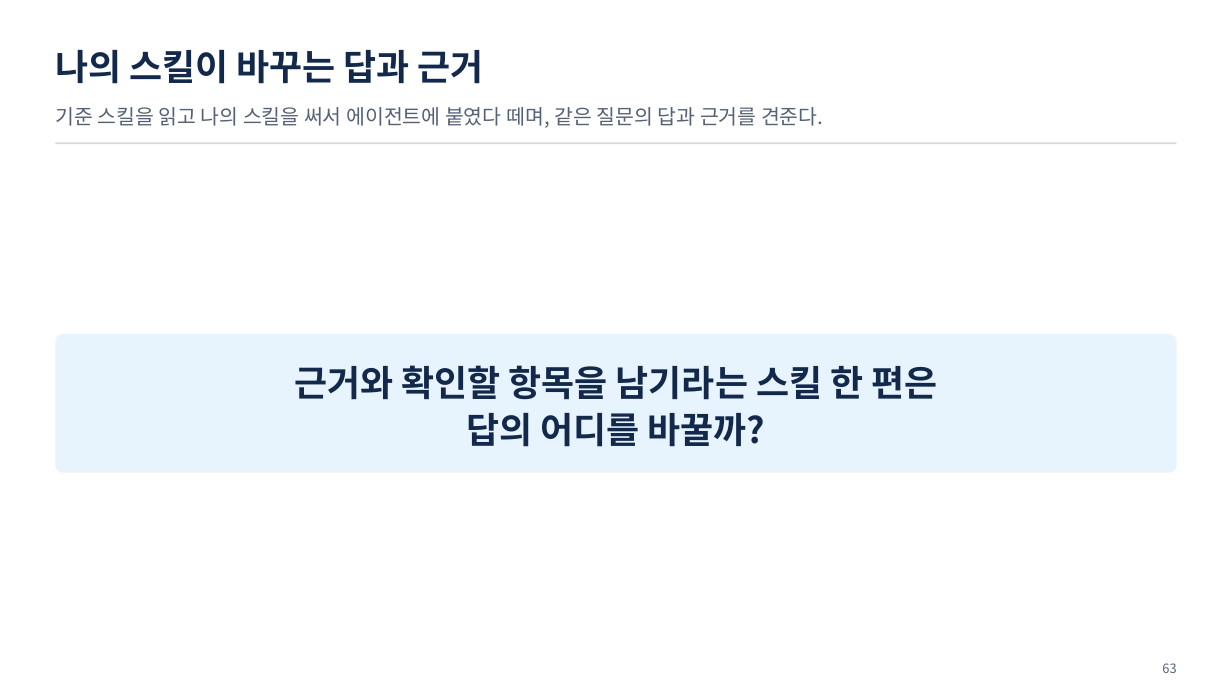
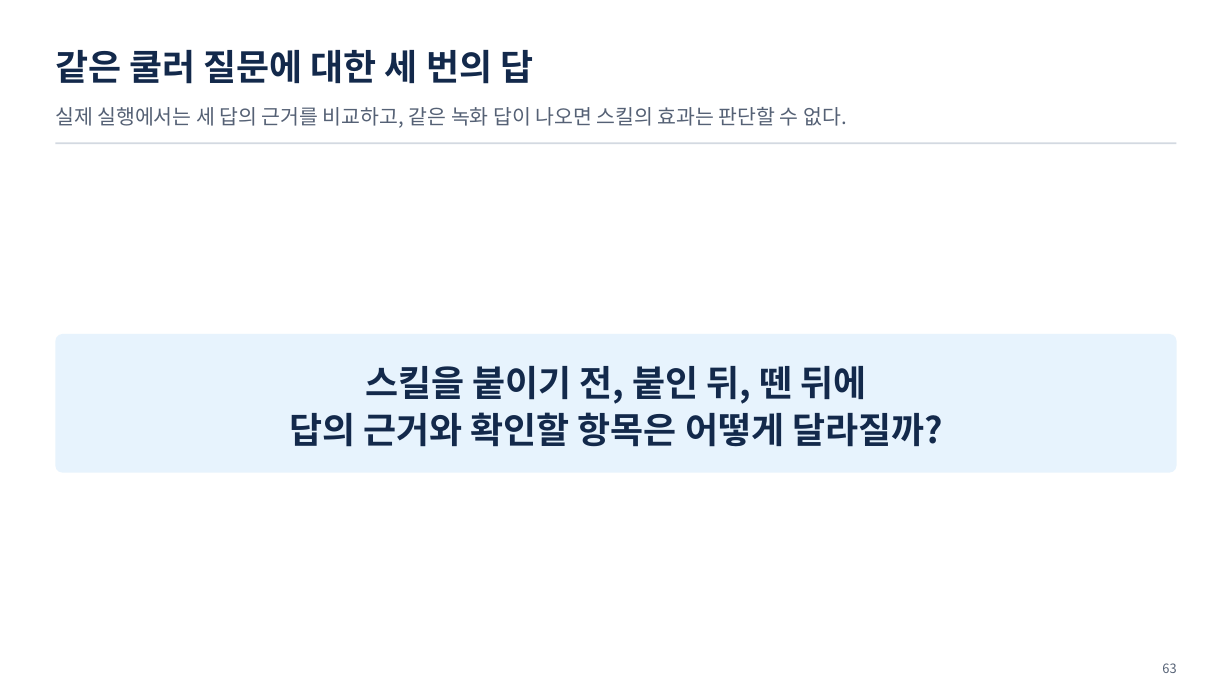
Before and after one commit to uengine-oss/hyd-iot-edu, a slide deck: slide 63 of workspace/강의제작/산출물/통합반/이론/06회차/통합반_06일차.pptx. Drawn at 1232x693 pixels with LibreOffice and Linux fonts; fonts in the diff are those of the drawing. Boxes give left, top, right and bottom in pixels: in the first picture for what was removed or moved away, otherwise in the second. Text is boxed around its words. In the diff, an @@ line names an element or a change of style, - is before the commit and + after.

Commit message:
통합반 6회차 62~63장 실제 실행·녹화의 차이를 고치고 실습 근거 미확인을 기록한다

```diff
--- a/workspace/강의제작/산출물/통합반/이론/06회차/통합반_06일차.pptx
+++ b/workspace/강의제작/산출물/통합반/이론/06회차/통합반_06일차.pptx
@@ text at (x1=55, y1=50, x2=533, y2=84): text changed @@
-나의 스킬이 바꾸는 답과 근거
+같은 쿨러 질문에 대한 세 번의 답
@@ text at (x1=55, y1=107, x2=847, y2=128): text changed @@
-기준 스킬을 읽고 나의 스킬을 써서 에이전트에 붙였다 떼며, 같은 질문의 답과 근거를 견준다.
+실제 실행에서는 세 답의 근거를 비교하고, 같은 녹화 답이 나오면 스킬의 효과는 판단할 수 없다.
@@ text at (x1=289, y1=366, x2=943, y2=447): text changed @@
-근거와 확인할 항목을 남기라는 스킬 한 편은
-답의 어디를 바꿀까?
+스킬을 붙이기 전, 붙인 뒤, 뗀 뒤에
+답의 근거와 확인할 항목은 어떻게 달라질까?
```
Also in this commit, not shown: 15 other files.
